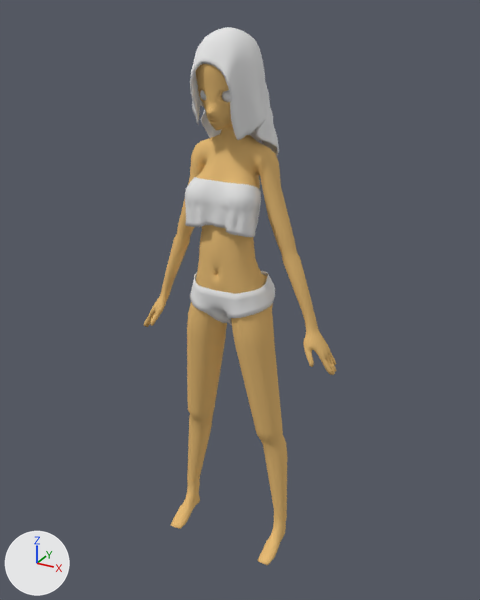
The Blender file Assets/Models/FemaleMaskGirlLowPolly.blend: old version first, new version second.
Before and after are seen from a 50 mm camera at (4.23, -7.37, 4.18) aimed at (0.05, 0.22, 0.38). Every picture has the same lights, and +X, +Y and +Z are marked at lower left.

The first picture shows 'ClothsDinoBottom', 'ClothsDinoTop', 'Hair', 'Player'.
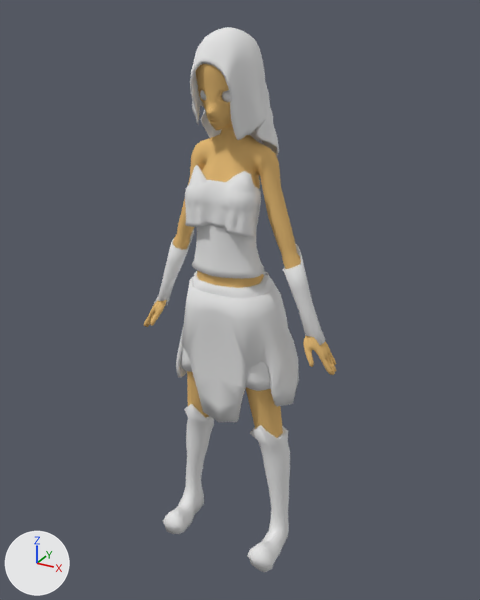
Pixel boxes [x1, y1, x2, y2] of what changed, in the pictures (480 x 600 px):
'MedievalBottom2', added
    after: [176, 277, 299, 422]
'MedBoots', added
    after: [163, 404, 290, 572]
'MedClothBreastPlate', added
    after: [189, 165, 264, 279]
'MedGloves', added
    after: [153, 229, 325, 345]
'MedievalBottom1', added
    after: [180, 270, 271, 391]
'Player', unchanged, covered by the edit
    before: [144, 64, 336, 565]
    after: [144, 64, 336, 438]
'ClothsDinoBottom', unchanged, covered by the edit
    before: [190, 271, 275, 325]
    after: [252, 271, 272, 295]

What changed in the scene script:
```text
Add mat_medbottomunder:
    mat_medbottomunder = diffuse_material('MedBottomUnder')
    mat_medbottomunder.base_color = (0.8, 0.8, 0.8)  # white #e7e7e7
Add mat_medclothtop:
    mat_medclothtop = diffuse_material('MedClothTop')
    mat_medclothtop.base_color = (0.8, 0.8, 0.8)  # white #e7e7e7
Add mat_medboots:
    mat_medboots = diffuse_material('MedBoots')
    mat_medboots.base_color = (0.8, 0.8, 0.8)  # white #e7e7e7
Add mat_medgloves:
    mat_medgloves = diffuse_material('MedGloves')
    mat_medgloves.base_color = (0.8, 0.8, 0.8)  # white #e7e7e7
Add mat_medbottomover:
    mat_medbottomover = diffuse_material('MedBottomOver')
    mat_medbottomover.base_color = (0.8, 0.8, 0.8)  # white #e7e7e7
Add me_cylinder_006:
    me_cylinder_006.from_pydata(...)  # 512 vertices, 512 faces; spans x -0.83..0.83, y -0.37..0.57, z -0.68..0.81
    me_cylinder_006.polygons.foreach_set('use_smooth', [True] * 512)
    me_cylinder_006.materials.append(mat_medbottomunder)  # its picture is missing
Add me_cylinder_008:
    me_cylinder_008.from_pydata(...)  # 720 vertices, 720 faces; spans x -0.516..0.516, y -0.413..0.425, z 0.935..2.338
    me_cylinder_008.polygons.foreach_set('use_smooth', [True] * 720)
    me_cylinder_008.materials.append(mat_medclothtop)  # its picture is missing
Add me_cylinder_009:
    me_cylinder_009.from_pydata(...)  # 204 vertices, 199 faces; spans x 0.35..0.99, y -0.61..0.44, z -3.66..-1.34
    me_cylinder_009.polygons.foreach_set('use_smooth', [True] * 199)
    me_cylinder_009.materials.append(mat_medboots)  # its picture is missing
Add me_cylinder_011:
    me_cylinder_011.from_pydata(...)  # 80 vertices, 80 faces; spans x 0.738..1.392, y -0.003..0.304, z 0.001..1.4
    me_cylinder_011.polygons.foreach_set('use_smooth', [True] * 80)
    me_cylinder_011.materials.append(mat_medgloves)  # its picture is missing
Add me_cylinder_007:
    me_cylinder_007.from_pydata(...)  # 308 vertices, 308 faces; spans x -0.99..0.99, y -0.41..0.77, z -1.33..0.72
    me_cylinder_007.polygons.foreach_set('use_smooth', [True] * 308)
    me_cylinder_007.materials.append(mat_medbottomover)  # its picture is missing
Add ob_medievalbottom1:
    ob_medievalbottom1 = bpy.data.objects.new('MedievalBottom1', me_cylinder_006)
    ob_medievalbottom1.location = (0.0, 0.0, 0.0)
Add ob_medclothbreastplate:
    ob_medclothbreastplate = bpy.data.objects.new('MedClothBreastPlate', me_cylinder_008)
    ob_medclothbreastplate.location = (0.0, 0.0, 0.0)
Add ob_medboots:
    ob_medboots = bpy.data.objects.new('MedBoots', me_cylinder_009)
    ob_medboots.location = (0.0, 0.0, 0.0)
    _m = ob_medboots.modifiers.new('Mirror', 'MIRROR')
Add ob_medgloves:
    ob_medgloves = bpy.data.objects.new('MedGloves', me_cylinder_011)
    ob_medgloves.location = (0.0, 0.0, 0.0)
    _m = ob_medgloves.modifiers.new('Mirror', 'MIRROR')
Add ob_medievalbottom2:
    ob_medievalbottom2 = bpy.data.objects.new('MedievalBottom2', me_cylinder_007)
    ob_medievalbottom2.location = (0.0, 0.0, -0.04)
```
